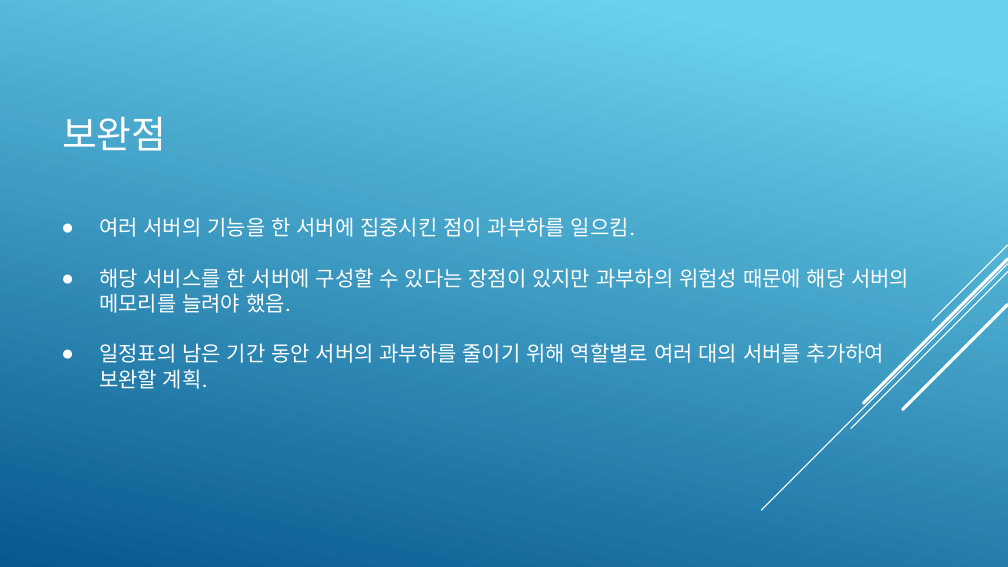
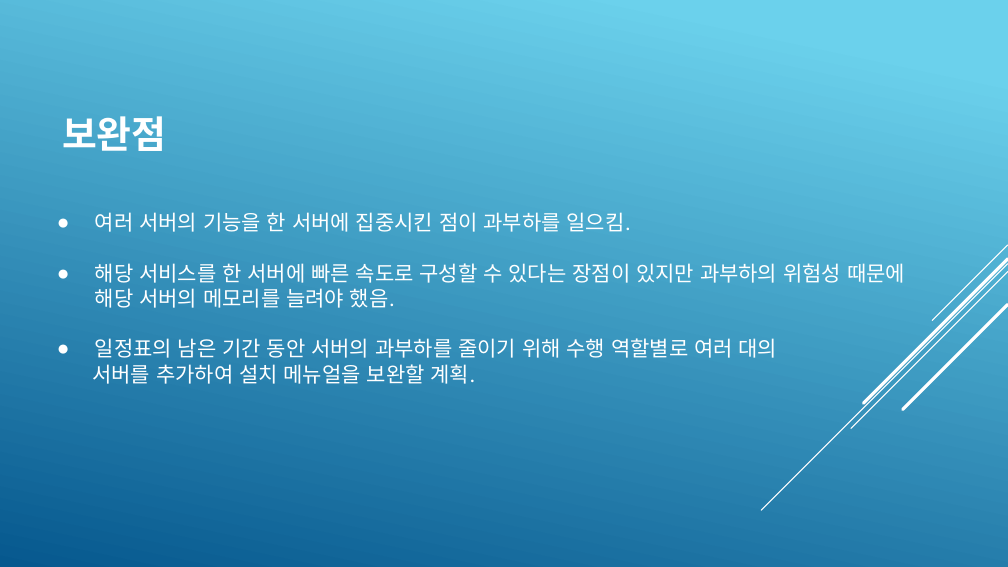
Before and after one commit to KimJeongHoon190/First_Project, a slide deck: slide 14 of 제출자료/최종 발표 프레젠테이션(김정훈).pptx. Drawn at 1008x567 pixels with LibreOffice and Linux fonts; fonts in the diff are those of the drawing. Boxes give left, top, right and bottom in pixels: in the first picture for what was removed or moved away, otherwise in the second. Text is boxed around its words. In the diff, an @@ line names an element or a change of style, - is before the commit and + after.

```diff
--- a/제출자료/최종 발표 프레젠테이션(김정훈).pptx
+++ b/제출자료/최종 발표 프레젠테이션(김정훈).pptx
@@ title "보완점" at bbox=[62, 116, 166, 151]: bold on @@
@@ text at bbox=[92, 263, 905, 384]: text changed @@
-● 해당 서비스를 한 서버에 구성할 수 있다는 장점이 있지만 과부하의 위험성 때문에 해당 서버의 메모리를 늘려야 했음.
-● 일정표의 남은 기간 동안 서버의 과부하를 줄이기 위해 역할별로 여러 대의 서버를 추가하여 보완할 계획.
+● 해당 서비스를 한 서버에 빠른 속도로 구성할 수 있다는 장점이 있지만 과부하의 위험성 때문에 해당 서버의 메모리를 늘려야 했음.
+● 일정표의 남은 기간 동안 서버의 과부하를 줄이기 위해 수행 역할별로 여러 대의
+서버를 추가하여 설치 메뉴얼을 보완할 계획.
```
Also in this commit, not shown: 14 other slides changed, 1 slide added, 1 slide removed.
